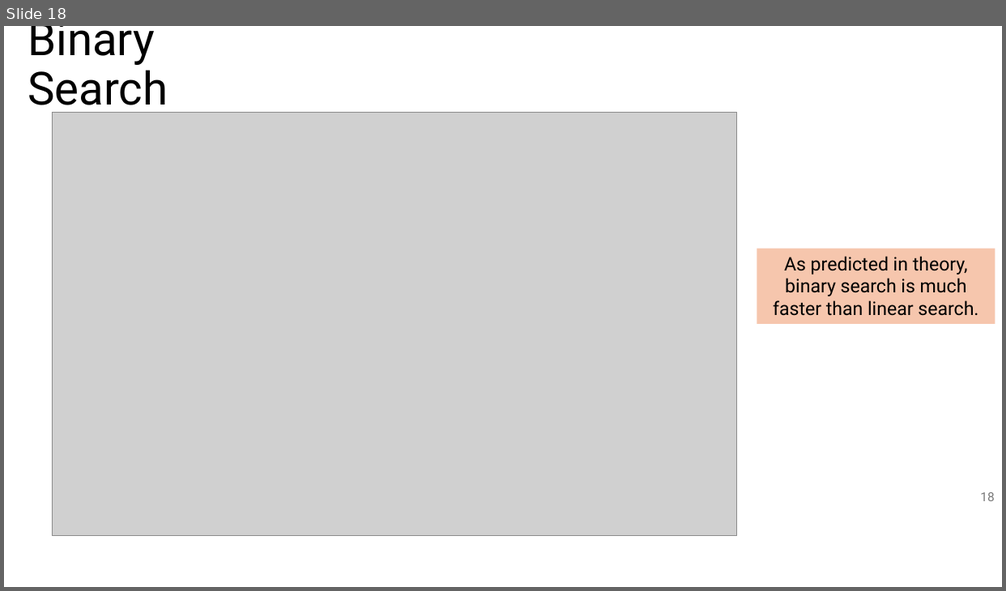
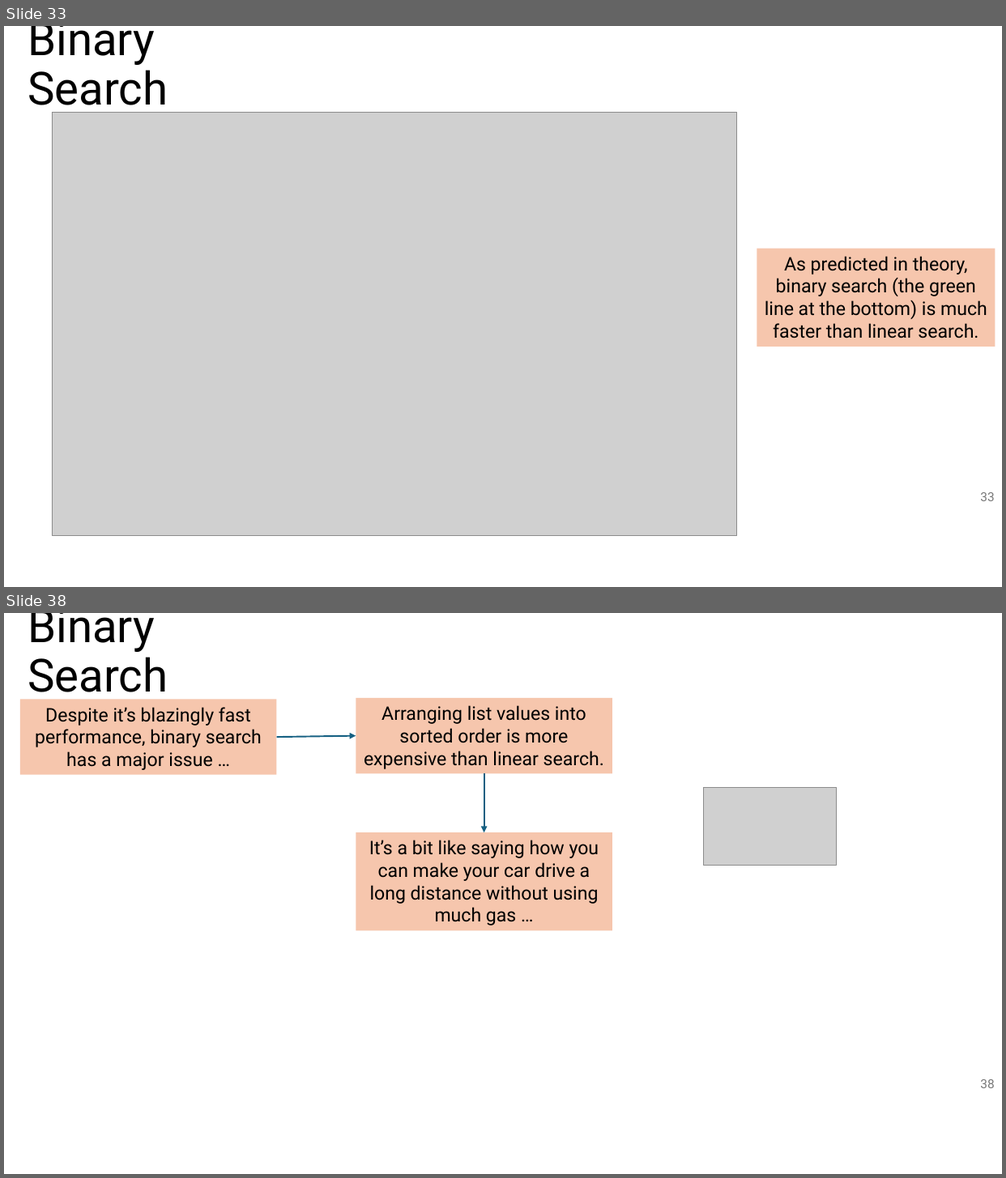
Before and after one commit to tjd1234/cmpt120fall2024, a slide deck: lecture_notes/chapter_algorithms/alg2_binary_search/chapter_binary_search.pptx. Shown one above the other, each under a label of ours: slide 18 before the commit, slides 33 and 38 after it; the slides between them are not shown. The pictures are 1006x591 and 1006x1178 pixels, drawn with LibreOffice and Linux fonts; fonts in the diff are those of the drawing; grey boxes stand for pictures. Boxes give left, top, right and bottom in pixels: in the first picture for what was removed or moved away, otherwise in the second. Text is boxed around its words. In the diff, an @@ line names an element or a change of style, - is before the commit and + after.

```diff
--- a/lecture_notes/chapter_algorithms/alg2_binary_search/chapter_binary_search.pptx
+++ b/lecture_notes/chapter_algorithms/alg2_binary_search/chapter_binary_search.pptx
@@ slide 38 added at (4,613,1002,1174), background #FFFFFF @@
@@ title added at (27,613,168,702), 44 pt, text #000000 @@
+Binary Search
@@ rectangle added at (20,699,277,775), fill #F6C6AD, 18 pt, text #000000 @@
+Despite it’s blazingly fast performance, binary search has a major issue …
@@ rectangle added at (356,698,612,774), fill #F6C6AD, 18 pt, text #000000 @@
+Arranging list values into sorted order is more expensive than linear search.
@@ arrow added from (276, 737) to (356, 736), #156082 1.5 pt @@
@@ arrow added from (484, 774) to (484, 833), #156082 1.5 pt @@
@@ picture added at (704,787,837,865) @@
@@ rectangle added at (356,833,612,931), fill #F6C6AD, 18 pt, text #000000 @@
+It’s a bit like saying how you can make your car drive a long distance without using much gas …
@@ page number added at (980,1080,994,1088), 12 pt, text #797979 @@
+38
@@ what was slide 18 is now slide 33 @@
@@ slide 33 changed as well @@
@@ rectangle "As predicted in theory, binary ...": place and size @@
-rectangle "As predicted in theory, binary ..." at (757,248,995,324)
+rectangle "As predicted in theory, binary ..." at (757,248,995,347)
@@ text in rectangle at (765,256,987,339): text changed @@
-As predicted in theory, binary search is much faster than linear search.
+As predicted in theory, binary search (the green line at the bottom) is much faster than linear search.
@@ page number at (980,493,994,501): text changed @@
-18
+33
```
Also in this commit, not shown: 14 other slides changed, 20 other slides added, 1 other file.
